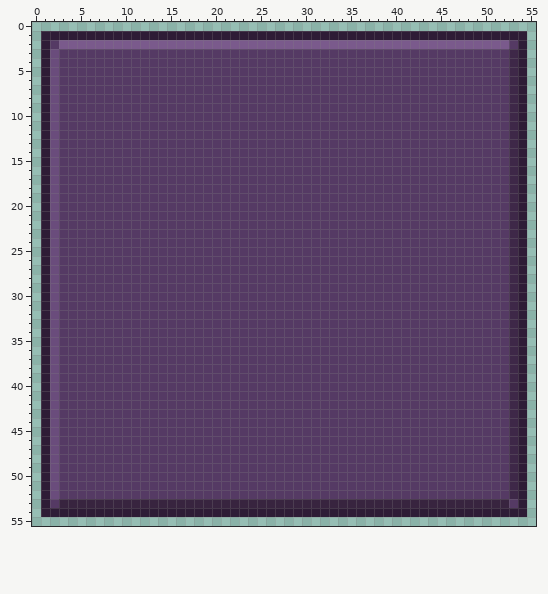
Pixel-art file: assets/source/aseprite/ui_tile_b.aseprite. Above is the file before it was changed.
56x56 pixels, 1 frame. Colours within 5 levels of each other are drawn and written as one.
Now the later version:
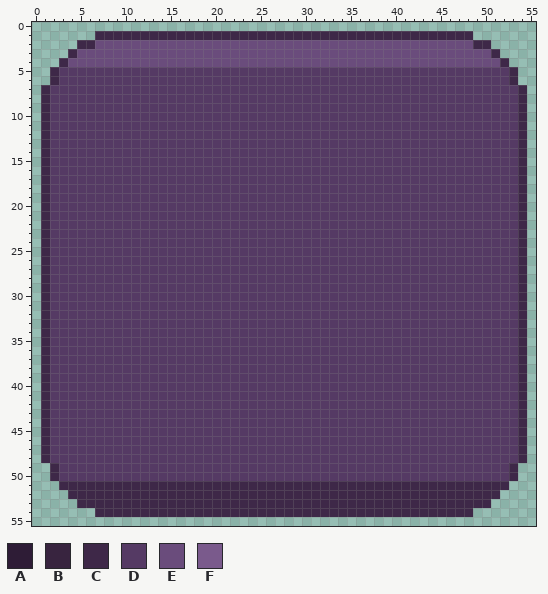
Palette (. is transparent): A #2e1c36  B #38243f  C #3e2848  D #553a64  E #6a4c7c  F #7a5a8c
The edit:
layer "Rounded tile" added
layer "Tile" removed
layer "Bevel" removed
Changed rows in their new state; - is an unchanged pixel.
first column x 1:
 1 ......CCCCCCCCCCCCCCCCCCCCCCCCCCCCCCCCCCCCCCCCCC......
 2 ....CCEEEEEEEEEEEEEEEEEEEEEEEEEEEEEEEEEEEEEEEEEECC....
 3 ...CEEEEEEEEEEEEEEEEEEEEEEEEEEEEEEEEEEEEEEEEEEEEEEC...
 4 ..CEEEEEEEEEEEEEEEEEEEEEEEEEEEEEEEEEEEEEEEEEEEEEEEEC..
 5 .C---------------------------------------------------.
 6 .C---------------------------------------------------.
 7 CD--------------------------------------------------DC
 8 CD--------------------------------------------------DC
 9 CD--------------------------------------------------DC
10 CD--------------------------------------------------DC
11 CD--------------------------------------------------DC
12 CD--------------------------------------------------DC
13 CD--------------------------------------------------DC
14 CD--------------------------------------------------DC
15 CD--------------------------------------------------DC
16 CD--------------------------------------------------DC
17 CD--------------------------------------------------DC
18 CD--------------------------------------------------DC
19 CD--------------------------------------------------DC
20 CD--------------------------------------------------DC
21 CD--------------------------------------------------DC
22 CD--------------------------------------------------DC
23 CD--------------------------------------------------DC
24 CD--------------------------------------------------DC
25 CD--------------------------------------------------DC
26 CD--------------------------------------------------DC
27 CD--------------------------------------------------DC
28 CD--------------------------------------------------DC
29 CD--------------------------------------------------DC
30 CD--------------------------------------------------DC
31 CD--------------------------------------------------DC
32 CD--------------------------------------------------DC
33 CD--------------------------------------------------DC
34 CD--------------------------------------------------DC
35 CD--------------------------------------------------DC
36 CD--------------------------------------------------DC
37 CD--------------------------------------------------DC
38 CD--------------------------------------------------DC
39 CD--------------------------------------------------DC
40 CD--------------------------------------------------DC
41 CD--------------------------------------------------DC
42 CD--------------------------------------------------DC
43 CD--------------------------------------------------DC
44 CD--------------------------------------------------DC
45 CD--------------------------------------------------DC
46 CD--------------------------------------------------DC
47 CD--------------------------------------------------DC
48 CD--------------------------------------------------DC
49 .C---------------------------------------------------.
50 .C---------------------------------------------------.
51 ..CCCCCCCCCCCCCCCCCCCCCCCCCCCCCCCCCCCCCCCCCCCCCCCCCC..
52 ...CCCCCCCCCCCCCCCCCCCCCCCCCCCCCCCCCCCCCCCCCCCCCCCC...
53 ....CCCCCCCCCCCCCCCCCCCCCCCCCCCCCCCCCCCCCCCCCCCCCC....
54 ......CCCCCCCCCCCCCCCCCCCCCCCCCCCCCCCCCCCCCCCCCC......
